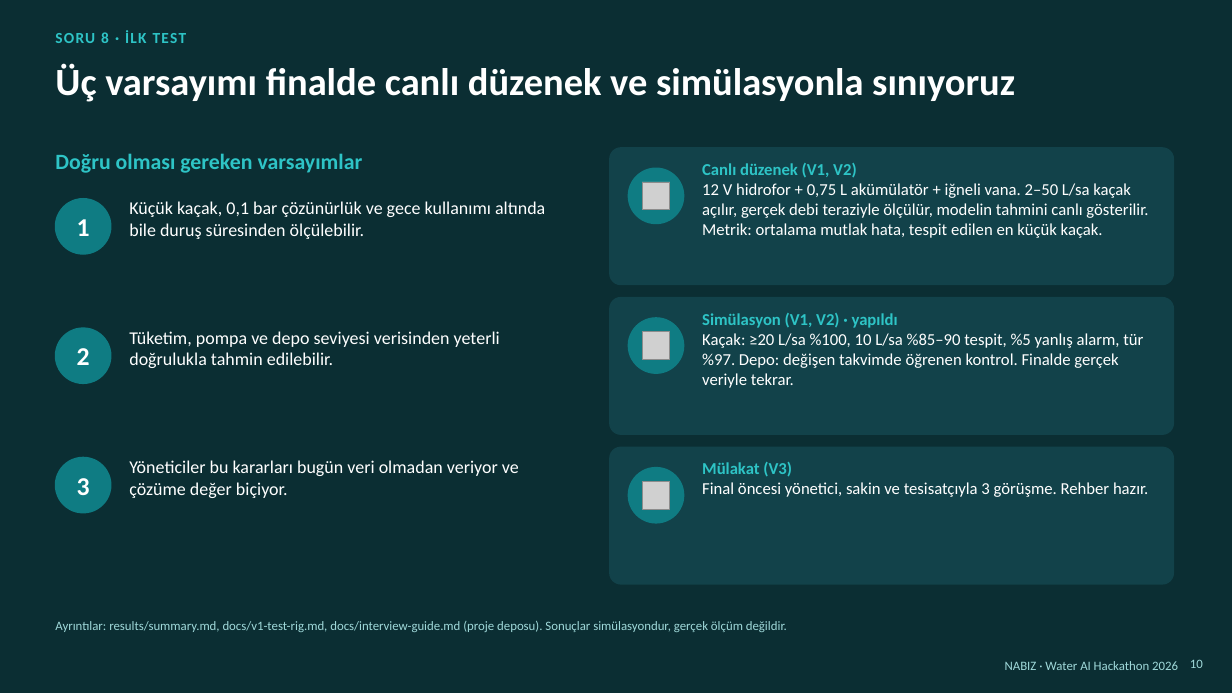
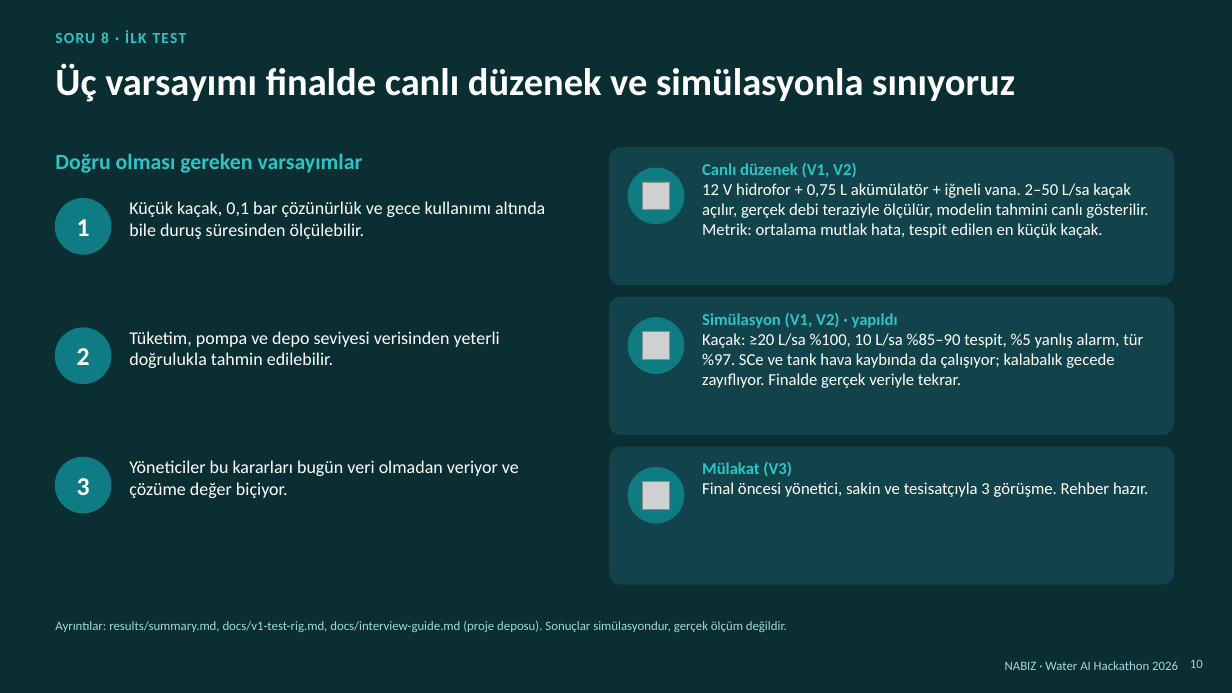
Before and after one commit to ugurfurkanyesil-rgb/wilo-hackathon, a slide deck: slide 10 of teslim/NABIZ_Proje_Fikri.pptx. Drawn at 1232x693 pixels with LibreOffice and Linux fonts; fonts in the diff are those of the drawing; grey boxes stand for pictures. Boxes give left, top, right and bottom in pixels: in the first picture for what was removed or moved away, otherwise in the second. Text is boxed around its words. In the diff, an @@ line names an element or a change of style, - is before the commit and + after.

```diff
--- a/teslim/NABIZ_Proje_Fikri.pptx
+++ b/teslim/NABIZ_Proje_Fikri.pptx
@@ text at [702, 333, 1143, 388]: text changed @@
-Kaçak: ≥20 L/sa %100, 10 L/sa %85–90 tespit, %5 yanlış alarm, tür %97. Depo: değişen takvimde öğrenen kontrol. Finalde gerçek veriyle tekrar.
+Kaçak: ≥20 L/sa %100, 10 L/sa %85–90 tespit, %5 yanlış alarm, tür %97. SCe ve tank hava kaybında da çalışıyor; kalabalık gecede zayıflıyor. Finalde gerçek veriyle tekrar.
```
Also in this commit, not shown: 4 other slides changed, 11 other files.
